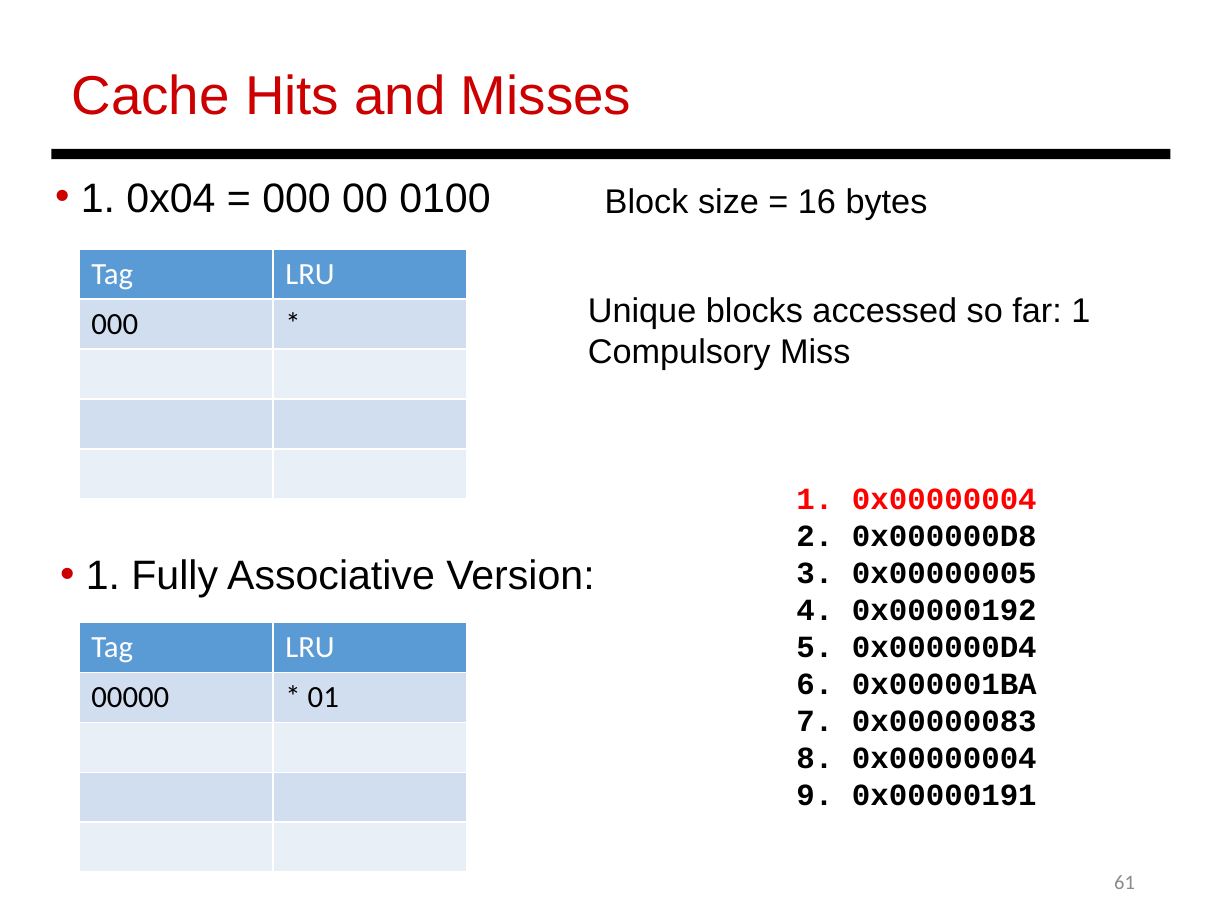
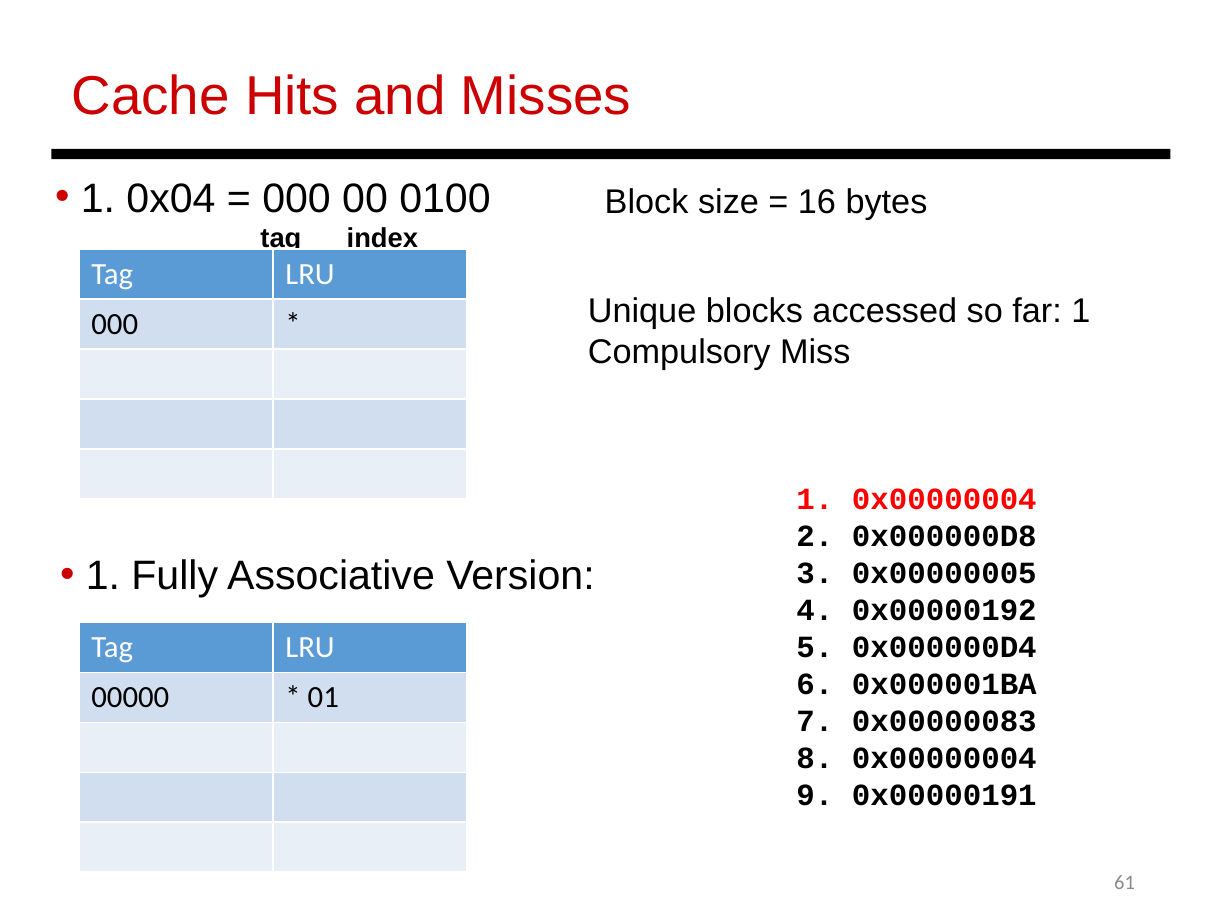
Before and after one commit to LjBLincoln/Computer-Organization, a slide deck: slide 61 of PPT/Review.pptx. Drawn at 1232x924 pixels with LibreOffice and Linux fonts; fonts in the diff are those of the drawing. Boxes give left, top, right and bottom in pixels: in the first picture for what was removed or moved away, otherwise in the second. Text is boxed around its words. In the diff, an @@ line names an element or a change of style, - is before the commit and + after.

```diff
--- a/PPT/Review.pptx
+++ b/PPT/Review.pptx
@@ text at bbox=[260, 227, 418, 253]: paragraph added @@
+  tag index
```
Also in this commit, not shown: 12 other slides changed, 10 other files.
